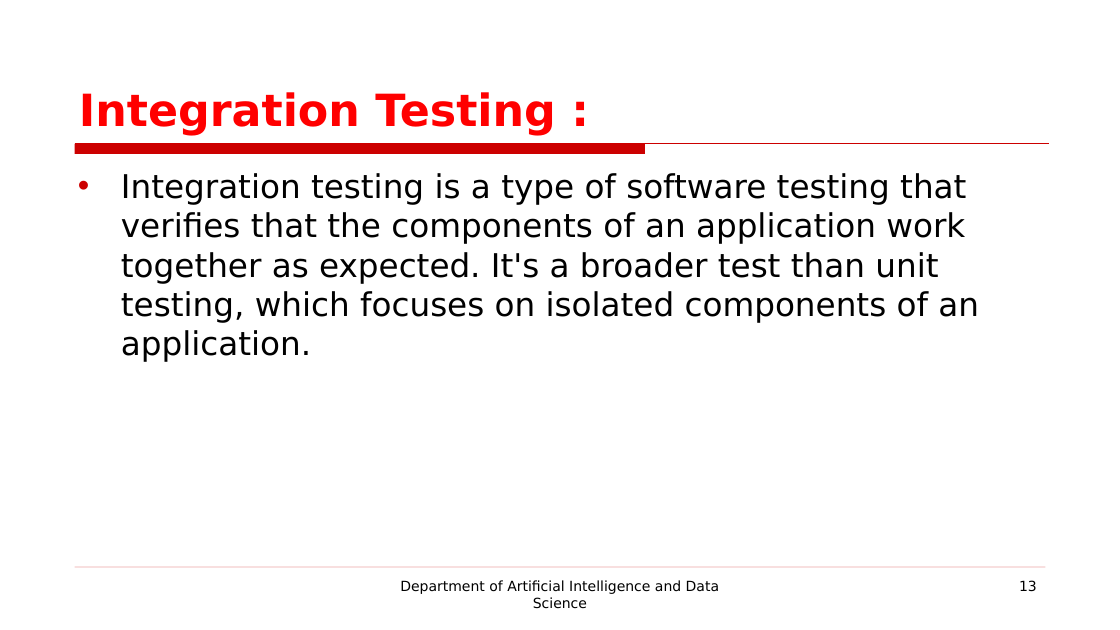
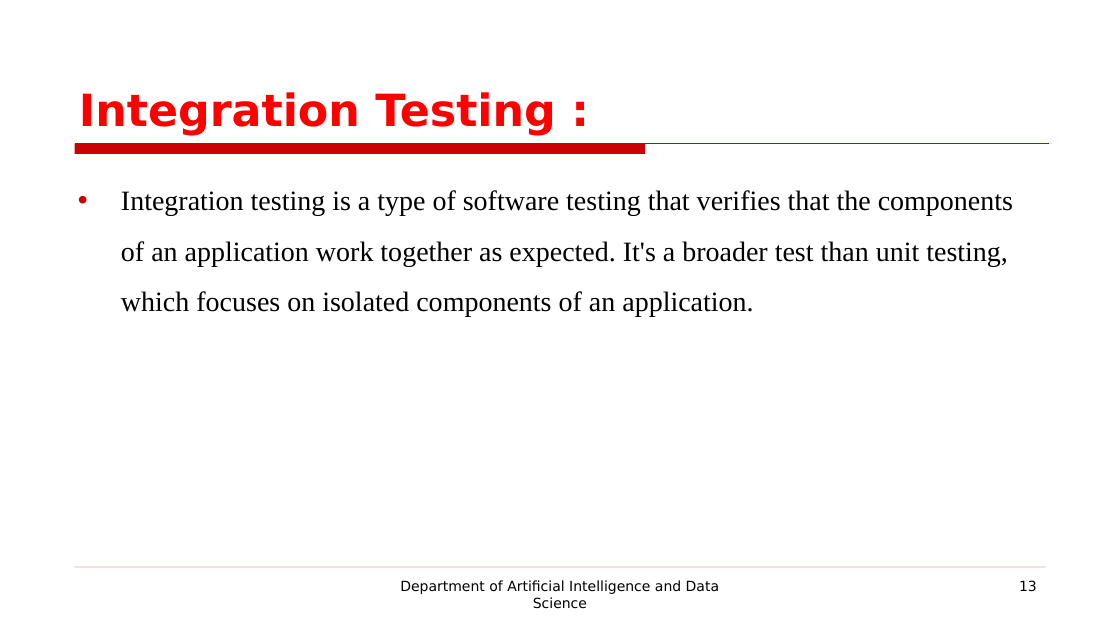
Before and after one commit to prasannak17/221801037_AD19541_SE, a slide deck: slide 13 of SE LAB EXAM PPT.pptx. Drawn at 1120x630 pixels with LibreOffice and Linux fonts; fonts in the diff are those of the drawing; background and template pictures are left out. Boxes give left, top, right and bottom in pixels: in the first picture for what was removed or moved away, otherwise in the second. Text is boxed around its words. In the diff, an @@ line names an element or a change of style, - is before the commit and + after.

```diff
--- a/SE LAB EXAM PPT.pptx
+++ b/SE LAB EXAM PPT.pptx
@@ text "Integration testing is a type ..." at box(121, 190, 1013, 317): size 28 to 24 pt, font DejaVu Sans to Times New Roman; line spacing 1 to 1.5 @@
```
Also in this commit, not shown: 16 other slides changed.
